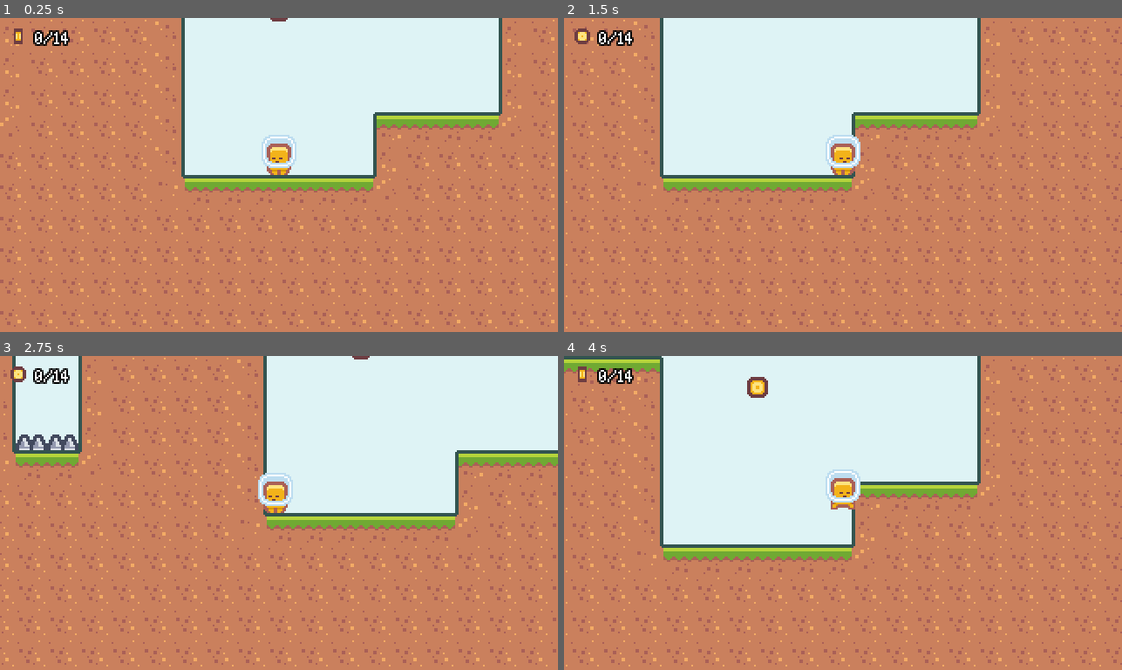
Above: before the commit, frames 1-4 (two rows, left to right).
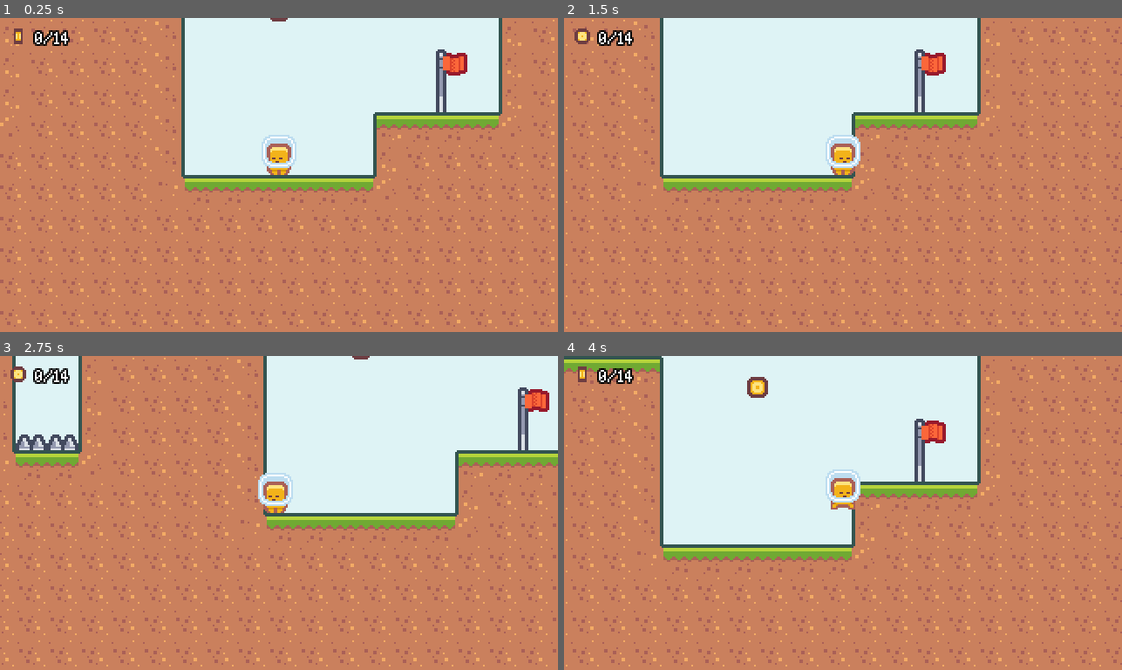
Above: after the commit, the same moments.

Repository: Yrainyw/2D-Platformer
Game: Godot game, scene res://Scenes/main.tscn
Two runs of this game, one before a commit and one after it. Both use one fixed random seed, a clock stepped at 60 frames per second and the inputs below.
Inputs:
- Up to frame 1 (0.25 s): no input
- Up to frame 2 (1.5 s): tap Enter at 0.5 s; hold D (move_right) from 0.53 s (still down); tap K (dash) at 0.6, 1.35 s; tap J (jump) at 0.77 s
- Up to frame 3 (2.75 s): tap J (jump) at 1.52 s; release D (move_right) at 2.03 s; hold A (move_left) from 2.03 s (still down); tap K (dash) at 2.1 s
- Up to frame 4 (4 s): release A (move_left) at 2.78 s; hold D (move_right) from 2.78 s (still down); tap K (dash) at 2.85, 3.6 s; tap J (jump) at 3.02, 3.77 s

The runs differ from the first frame. In frame 1, 0.6% of the frame differs, in the area x 78-84%, y 10-30%; in frame 2, 0.6%; in frame 3, 0.6%; in frame 4, 0.6%.

Commit message:
Level Complete UI Continue

Diff:
--- a/Levels/level_001.tscn
+++ b/Levels/level_001.tscn
@@ -12,7 +12,7 @@
 tile_data = PoolIntArray( -1703980, 0, 0, -1703979, 0, 1, -1703978, 0, 1, -1703977, 0, 1, -1703976, 0, 1, -1703975, 0,  …(21538 unchanged characters)…
 
 [node name="Flag" parent="." index="3"]
-position = Vector2( 27, -270 )
+position = Vector2( 90, -36 )
 
 [node name="Coin" parent="Collectables" index="0" instance=ExtResource( 5 )]
 position = Vector2( 0, -90 )
--- a/Resources/theme.tres
+++ b/Resources/theme.tres
@@ -1,10 +1,59 @@
-[gd_resource type="Theme" load_steps=2 format=2]
+[gd_resource type="Theme" load_steps=9 format=2]
 
 [ext_resource path="res://Resources/font.tres" type="DynamicFont" id=1]
+[ext_resource path="res://Assets/UI/tile_0029.png" type="Texture" id=2]
+[ext_resource path="res://Assets/UI/tile_0009.png" type="Texture" id=3]
+
+[sub_resource type="StyleBoxEmpty" id=1]
+
+[sub_resource type="StyleBoxTexture" id=2]
+texture = ExtResource( 3 )
+region_rect = Rect2( 0, 0, 18, 18 )
+margin_left = 5.0
+margin_right = 5.0
+margin_top = 7.0
+margin_bottom = 5.0
+
+[sub_resource type="StyleBoxTexture" id=3]
+texture = ExtResource( 2 )
+region_rect = Rect2( 0, 0, 18, 18 )
+margin_left = 5.0
+margin_right = 5.0
+margin_top = 7.0
+margin_bottom = 5.0
+
+[sub_resource type="StyleBoxTexture" id=4]
+texture = ExtResource( 2 )
+region_rect = Rect2( 0, 0, 18, 18 )
+margin_left = 5.0
+margin_right = 5.0
+margin_top = 7.0
+margin_bottom = 5.0
+modulate_color = Color( 0.478431, 0.478431, 0.478431, 1 )
+
+[sub_resource type="StyleBoxFlat" id=5]
+bg_color = Color( 0, 0, 0, 0.745098 )
+corner_radius_top_left = 4
+corner_radius_top_right = 4
+corner_radius_bottom_right = 4
+corner_radius_bottom_left = 4
+anti_aliasing = false
 
 [resource]
 default_font = ExtResource( 1 )
+Button/colors/font_color = Color( 0.435294, 0.243137, 0.262745, 1 )
+Button/colors/font_color_disabled = Color( 0.9, 0.9, 0.9, 0.2 )
+Button/colors/font_color_hover = Color( 0.94, 0.94, 0.94, 1 )
+Button/colors/font_color_pressed = Color( 0.188235, 0.117647, 0.121569, 1 )
+Button/constants/hseparation = 2
+Button/fonts/font = null
+Button/styles/disabled = null
+Button/styles/focus = SubResource( 1 )
+Button/styles/hover = SubResource( 2 )
+Button/styles/normal = SubResource( 3 )
+Button/styles/pressed = SubResource( 4 )
 MarginContainer/constants/margin_bottom = 4
 MarginContainer/constants/margin_left = 4
 MarginContainer/constants/margin_right = 4
 MarginContainer/constants/margin_top = 4
+PanelContainer/styles/panel = SubResource( 5 )
--- a/Scenes/UI/levelComplete.tscn
+++ b/Scenes/UI/levelComplete.tscn
@@ -6,29 +6,41 @@
 [node name="LevelComplete" type="CanvasLayer"]
 script = ExtResource( 2 )
 
-[node name="MarginContainer" type="MarginContainer" parent="."]
-anchor_right = 1.0
-anchor_bottom = 1.0
+[node name="PanelContainer" type="PanelContainer" parent="."]
+margin_left = 100.0
+margin_top = 60.0
+margin_right = 218.0
+margin_bottom = 112.0
+size_flags_horizontal = 4
+size_flags_vertical = 4
 theme = ExtResource( 1 )
 __meta__ = {
 "_edit_use_anchors_": false
 }
 
-[node name="VBoxContainer" type="VBoxContainer" parent="MarginContainer"]
-margin_left = 123.0
-margin_top = 72.0
-margin_right = 197.0
-margin_bottom = 108.0
+[node name="MarginContainer" type="MarginContainer" parent="PanelContainer"]
+margin_right = 118.0
+margin_bottom = 52.0
+__meta__ = {
+"_edit_use_anchors_": false
+}
+
+[node name="VBoxContainer" type="VBoxContainer" parent="PanelContainer/MarginContainer"]
+margin_left = 15.0
+margin_top = 5.0
+margin_right = 102.0
+margin_bottom = 47.0
 size_flags_horizontal = 4
 size_flags_vertical = 4
 
-[node name="Label" type="Label" parent="MarginContainer/VBoxContainer"]
-margin_right = 74.0
+[node name="Label" type="Label" parent="PanelContainer/MarginContainer/VBoxContainer"]
+margin_right = 87.0
 margin_bottom = 13.0
 text = "Level Complete!"
+align = 1
 
-[node name="Button" type="Button" parent="MarginContainer/VBoxContainer"]
+[node name="Button" type="Button" parent="PanelContainer/MarginContainer/VBoxContainer"]
 margin_top = 17.0
-margin_right = 74.0
-margin_bottom = 36.0
-text = "Next Level ->"
+margin_right = 87.0
+margin_bottom = 42.0
+text = "-> Next Level ->"
--- a/Scripts/levelComplete.gd
+++ b/Scripts/levelComplete.gd
@@ -1,7 +1,7 @@
 extends CanvasLayer
 
 func _ready():
-	$MarginContainer/VBoxContainer/Button.connect("pressed", self, "on_next_button_pressed")
+	$PanelContainer/MarginContainer/VBoxContainer/Button.connect("pressed", self, "on_next_button_pressed")
 
 
 func on_next_button_pressed():
Binary file added: Assets/UI/tile_0009.png
Not shown, added: Assets/UI/tile_0009.png.import
Binary file added: Assets/UI/tile_0029.png
Not shown, added: Assets/UI/tile_0029.png.import
Not shown, changed: .DS_Store
